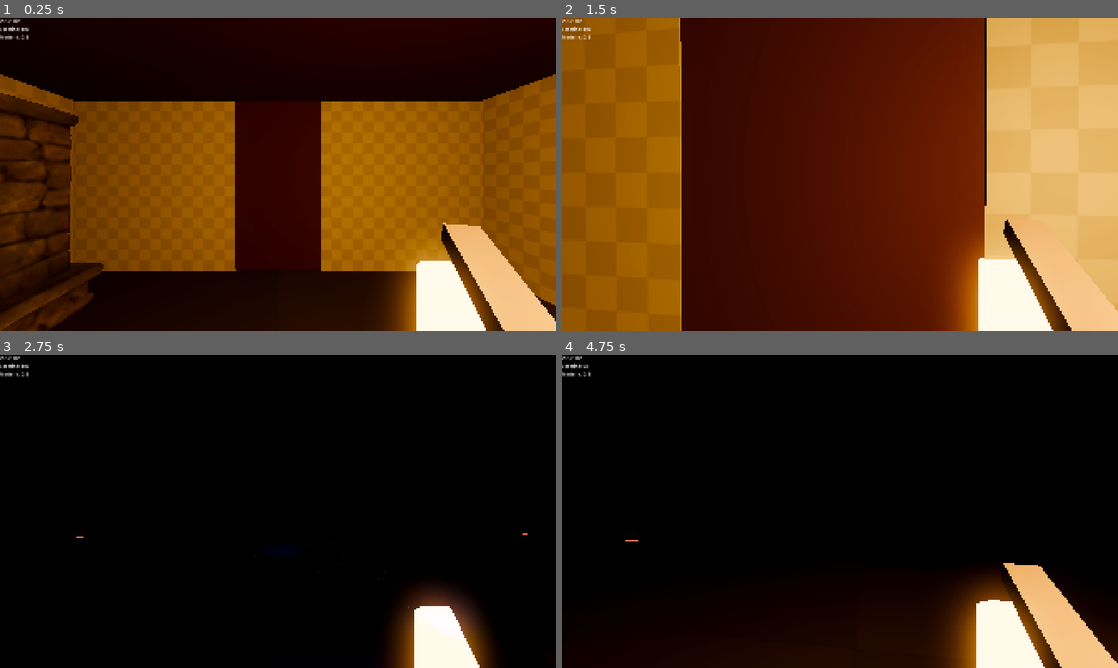
Above: before the commit, frames 1-4 (two rows, left to right).
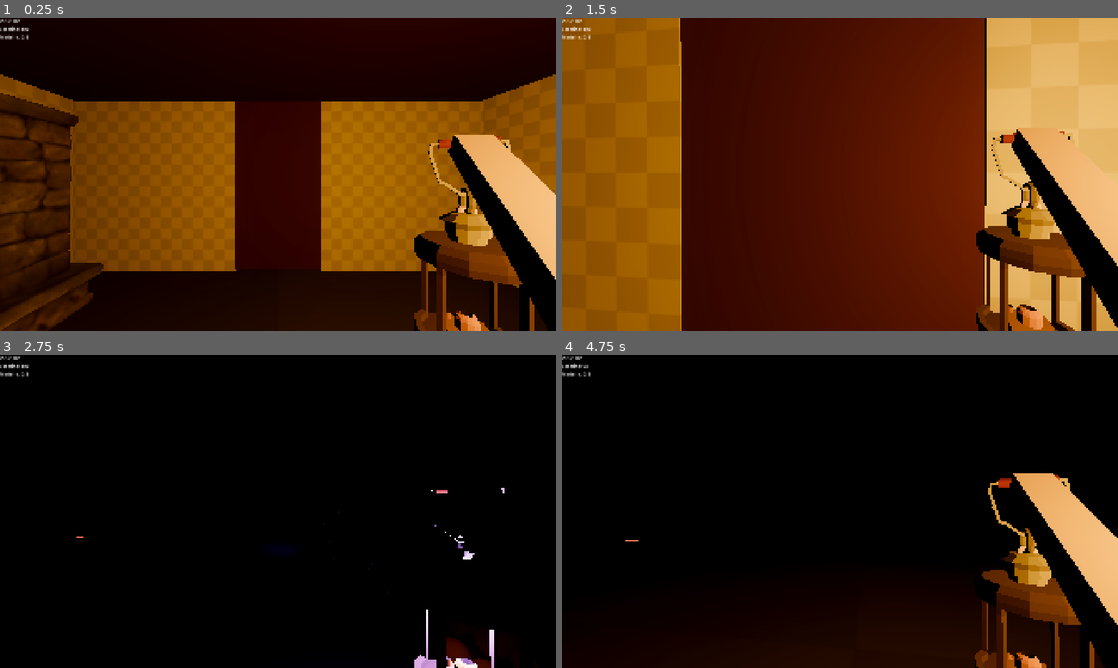
Above: after the commit, the same moments.

Repository: Kawan-vask/EmberVeil
Game: Godot game, scene res://Scenes/main.tscn
The game is run twice, just before and just after one commit, with the same random seed, the same clock (stepped at 60 frames per second) and the same inputs.
Inputs (mouse positions are in pixels of both pictures, inside the frame that each line leads up to):
- Up to frame 1 (0.25 s): no input
- Up to frame 2 (1.5 s): tap Enter at 0.5 s; move the mouse to (867, 174) at 0.52 s; press the mouse at (867, 174) at 0.53 s; hold W (move_forward) from 0.53 s (still down); tap E (interact) at 0.6 s; move the mouse to (812, 174) at 1.27 s; release the mouse at (812, 174) at 1.28 s; click (812, 174) at 1.35 s
- Up to frame 3 (2.75 s): keep holding W (move_forward); tap E (interact) at 1.55, 2.1 s; move the mouse to (289, 505) at 2.02 s; press the mouse at (289, 505) at 2.03 s
- Up to frame 4 (4.75 s): keep holding W (move_forward); move the mouse to (834, 517) at 2.77 s; release the mouse at (834, 517) at 2.78 s; click (834, 517) at 2.85 s; tap E (interact) at 3.05, 4.55 s; move the mouse to (878, 514) at 3.52 s; press the mouse at (878, 514) at 3.53 s; tap Q (lantern_ultimate) at 3.6 s; move the mouse to (795, 508) at 4.27 s; release the mouse at (795, 508) at 4.28 s; tap Shift (sprint) at 4.35 s

The runs differ from the first frame. In frame 1, 14% of the frame differs, in the area x 69-100%, y 37-100%; in frame 2, 12%; in frame 3, 4.1%; in frame 4, 12%.

Commit message:
fix: bugs críticos Fase 3 + débitos técnicos
- WoodPickup: queue_free() → visible=false + grupo resource_pickup
- InventoryComponent: max_capacity=5, can_collect_wood() por bolsa
- InventoryComponent: wood_changed emite 3 parâmetros (current, max_cap, goal)
- HUD: energy_changed duplicado removido, _on_wood_changed atualizado
- PowerUpScreen: _setup_cards_once() conecta signals uma vez
- PowerUpScreen: trigger mudado para night_transition_finished
- NightTransition: finished emitido após despausa — PowerUpScreen pausa corretamente
- process_mode = PAUSABLE no player_controller

Diff:
--- /dev/null
+++ b/Assets/Models/Lamps/Base_Lamp.tscn
@@ -0,0 +1,6 @@
+[gd_scene format=3 uid="uid://dckbunaieqqec"]
+
+[ext_resource type="PackedScene" uid="uid://d2pti4t4hvf0s" path="res://Assets/Models/Lamps/Base_Lamp.gltf" id="1_ognls"]
+
+[node name="blockbench_export" unique_id=1929152407 instance=ExtResource("1_ognls")]
+transform = Transform3D(0.5, 0, 0, 0, 0.5, 0, 0, 0, 0.5, 0, 0, 0)
--- a/Scenes/InteractiveItems/wood_pickup.tscn
+++ b/Scenes/InteractiveItems/wood_pickup.tscn
@@ -15,7 +15,7 @@
 height = 1.0
 radius = 0.2
 
-[node name="WoodPickup" type="Node3D" unique_id=1366707345 groups=["interactable"]]
+[node name="WoodPickup" type="Node3D" unique_id=1366707345 groups=["interactable", "resource_pickup"]]
 script = ExtResource("1_ffmj5")
 
 [node name="StaticBody3D" type="StaticBody3D" parent="." unique_id=1839515064]
--- a/Scenes/Player/player.tscn
+++ b/Scenes/Player/player.tscn
@@ -7,6 +7,7 @@
 [ext_resource type="Script" uid="uid://b4efv4gcpxm88" path="res://Scripts/Player/Components/stamina_component.gd" id="3_dd0ac"]
 [ext_resource type="Texture2D" uid="uid://mddhx3c1a2b6" path="res://Assets/UI/Crosshairs/crosshair123.png" id="3_mtuoh"]
 [ext_resource type="Script" uid="uid://mg8ohbpohli" path="res://Scripts/Player/Components/inventory_component.gd" id="4_0u5uq"]
+[ext_resource type="PackedScene" uid="uid://dckbunaieqqec" path="res://Assets/Models/Lamps/Base_Lamp.tscn" id="8_jlvik"]
 
 [sub_resource type="Curve" id="Curve_mtuoh"]
 _data = [Vector2(0.06074766, 1), 0.0, 0.0, 0, 0, Vector2(1, 0.20224726), 0.0, 0.0, 0, 0]
@@ -51,18 +52,6 @@
 material = SubResource("StandardMaterial3D_uvnfx")
 radius = 0.3
 
-[sub_resource type="StandardMaterial3D" id="StandardMaterial3D_xpcdj"]
-albedo_color = Color(0, 0, 0, 1)
-emission_enabled = true
-emission = Color(1, 0.60784316, 0, 1)
-emission_energy_multiplier = 3.75
-
-[sub_resource type="CylinderMesh" id="CylinderMesh_uvnfx"]
-material = SubResource("StandardMaterial3D_xpcdj")
-top_radius = 0.2
-bottom_radius = 0.2
-height = 0.5
-
 [sub_resource type="StandardMaterial3D" id="StandardMaterial3D_a3d8c"]
 albedo_color = Color(1, 0.85882354, 0.6745098, 1)
 
@@ -100,7 +89,7 @@
 transform = Transform3D(1, 0, 0, 0, 1, 0, 0, 0, 1, 1.2173998, 0, 0)
 
 [node name="SpotLight3D" type="SpotLight3D" parent="Head/Camera/LanternPivot" unique_id=1477728392]
-transform = Transform3D(0.9982728, -4.6548515e-10, 0.05874884, 0.0026639989, 0.9989714, -0.04526723, -0.05868841, 0.045345552, 0.99724597, -0.2735262, -0.65729094, -1.1437237)
+transform = Transform3D(0.99827284, -4.6548515e-10, 0.058748845, 0.002663999, 0.9989714, -0.04526723, -0.058688413, 0.045345552, 0.99724597, -0.2735262, -0.65729094, -1.4829729)
 light_color = Color(0.70401, 0.37890625, 1, 1)
 light_energy = 16.0
 light_indirect_energy = 10.0
@@ -118,7 +107,7 @@
 omni_range = 15.0
 
 [node name="BeamParticles" type="GPUParticles3D" parent="Head/Camera/LanternPivot" unique_id=489297084]
-transform = Transform3D(0.99384934, 0, 0.11074044, 0, 1, 0, -0.11074044, 0, 0.99384934, -0.082012415, -0.7136507, -1.7617629)
+transform = Transform3D(0.99384934, 0, 0.11074044, 0, 1, 0, -0.11074044, 0, 0.99384934, -0.082012415, -0.7136507, -2.0913575)
 amount = 40
 lifetime = 0.8
 local_coords = true
@@ -188,12 +177,11 @@
 transform = Transform3D(1.6, 0, 0, 0, 1, 0, 0, 0, 0.576, 0, 1, 0)
 mesh = SubResource("CapsuleMesh_a3d8c")
 
-[node name="Lamp (placeholder)" type="MeshInstance3D" parent="Visual" unique_id=203697482]
-transform = Transform3D(1, 0, 0, 0, 1, 0, 0, 0, 1, 0.9644263, 1.4796568, -1.0732619)
-mesh = SubResource("CylinderMesh_uvnfx")
+[node name="blockbench_export" parent="Visual" unique_id=1929152407 instance=ExtResource("8_jlvik")]
+transform = Transform3D(0.45115355, 0, -0.21554694, 0, 0.5, 0, 0.21554694, 0, 0.45115355, 0.9624667, 1.3725362, -1.0390528)
 
 [node name="Arm (placeholder)" type="MeshInstance3D" parent="Visual" unique_id=385533420]
-transform = Transform3D(0.92703336, -0.15243985, -0.3425947, 0, 0.9136378, -0.40652937, 0.37497875, 0.37686625, 0.8469728, 0.7883005, 1.7554803, -0.6552728)
+transform = Transform3D(0.92703336, -0.15243982, -0.3425947, -0.07913996, 0.81351966, -0.5761274, 0.3665323, 0.5612022, 0.7420959, 0.79278886, 2.1338801, -0.6552728)
 mesh = SubResource("BoxMesh_xpcdj")
 
 [node name="Debug" type="CanvasLayer" parent="." unique_id=97975937]
--- a/Scripts/Interactables/wood_pickup.gd
+++ b/Scripts/Interactables/wood_pickup.gd
@@ -1,21 +1,31 @@
+# ==============================================================================
+# WOOD PICKUP
+# ------------------------------------------------------------------------------
+# NÃO usa queue_free(). Fica invisível ao ser coletado.
+# Resetado pelo NightTransition via grupo "resource_pickup".
+# ==============================================================================
+
 extends Interactable
 
-#QUANTIDADE DE MADEIRA QUE ESTE ITEM DÁ
-@export var wood_amount := 1
+@export var wood_amount: int = 1
 
-func interact():
 
-	#PEGA REFERÊNCIA DO PLAYER
-	var player = get_tree().get_first_node_in_group("player")
+func interact() -> void:
+	var player: Node = get_tree().get_first_node_in_group("player")
+	if player == null:
+		return
 
-	#VERIFICA SE PLAYER EXISTE
-	if player:
+	if not player.can_collect_wood(wood_amount):
+		DebugManager.log("WoodPickup", "Bolsa cheia!")
+		return
 
-		#VERIFICA SE AINDA PODE COLETAR
-		if player.can_collect_wood(wood_amount):
+	player.add_wood(wood_amount)
 
-			#ADICIONA MADEIRA AO INVENTÁRIO
-			player.add_wood(wood_amount)
+	visible = false
+	var body := get_node_or_null("StaticBody3D")
+	if body:
+		body.process_mode = Node.PROCESS_MODE_DISABLED
 
-			#REMOVE OBJETO DO MUNDO
-			queue_free()
+	DebugManager.log("WoodPickup", "Coletada. Total: " +
+		str(player.inventory.get_wood_count()) + "/" +
+		str(player.inventory.max_capacity))
--- a/Scripts/Player/Components/inventory_component.gd
+++ b/Scripts/Player/Components/inventory_component.gd
@@ -1,68 +1,69 @@
 # ==============================================================================
 # INVENTORY COMPONENT
 # ------------------------------------------------------------------------------
-# Responsabilidade única: gerenciar o inventário de madeira do player.
-#
-# O PlayerController não armazena wood_count — toda verdade está aqui.
+# Gerencia o inventário de madeira do player.
+# Limite baseado em max_capacity (bolsa), não no objetivo da noite.
 # ==============================================================================
 
 class_name InventoryComponent
 extends Node
 
 
-# ==============================================================================
 #region SIGNALS
-# ==============================================================================
-
-## Emitido sempre que a quantidade de madeira muda.
+## Emitido sempre que madeira ou capacidade mudam.
 ## Ouvido por: HUD
-signal wood_changed(current: int, goal: int)
-
+signal wood_changed(current: int, max_cap: int, goal: int)
 #endregion
 
 
-# ==============================================================================
-#region ESTADO INTERNO
-# ==============================================================================
-
-var _wood_count: int = 0
-
+#region CONFIGURAÇÃO
+## Capacidade base da bolsa — 5 slots
+@export var max_capacity: int = 5
 #endregion
 
 
-# ==============================================================================
-#region API PÚBLICA
-# ==============================================================================
-
-## Adiciona madeira ao inventário.
-func add_wood(amount: int) -> void:
-	_wood_count += amount
-	wood_changed.emit(_wood_count, GameManager.wood_goal)
-	DebugManager.log("InventoryComponent", "Madeira: " + str(_wood_count))
+#region ESTADO INTERNO
+var _wood_count: int = 0
+#endregion
 
 
-## Remove madeira do inventário.
-func remove_wood(amount: int) -> void:
-	_wood_count -= amount
-	_wood_count = maxi(_wood_count, 0)
-	wood_changed.emit(_wood_count, GameManager.wood_goal)
+#region API PÚBLICA
+
+func add_wood(amount: int) -> void:
+	_wood_count = mini(_wood_count + amount, max_capacity)
+	_emit()
+	DebugManager.log("InventoryComponent",
+		"Madeira: " + str(_wood_count) + "/" + str(max_capacity))
 
 
-## Retorna true se ainda é possível coletar mais madeira.
-func can_collect_wood(amount: int) -> bool:
-	var total: int = _wood_count + GameManager.delivered_wood
-	return total + amount <= GameManager.wood_goal
+func remove_wood(amount: int) -> void:
+	_wood_count = maxi(_wood_count - amount, 0)
+	_emit()
 
 
-## Retorna a quantidade atual de madeira.
+func can_collect_wood(amount: int) -> bool:
+	return _wood_count + amount <= max_capacity
+
+
 func get_wood_count() -> int:
 	return _wood_count
 
 
-## Reseta o inventário — chamado pelo GameManager ao avançar de noite.
 func reset() -> void:
 	_wood_count = 0
-	wood_changed.emit(_wood_count, GameManager.wood_goal)
+	_emit()
 	DebugManager.log("InventoryComponent", "Inventário resetado.")
 
+
+## Aumenta capacidade máxima da bolsa — chamado por upgrades
+func increase_capacity(amount: int) -> void:
+	max_capacity += amount
+	_emit()
+	DebugManager.log("InventoryComponent",
+		"Capacidade: " + str(max_capacity))
+
+
+func _emit() -> void:
+	wood_changed.emit(_wood_count, max_capacity, GameManager.wood_goal)
+
 #endregion
--- a/Scripts/Player/player_controller.gd
+++ b/Scripts/Player/player_controller.gd
@@ -117,7 +117,8 @@
 func _ready() -> void:
 	Input.mouse_mode = Input.MOUSE_MODE_CAPTURED
 	interaction_ray.add_exception(self)
-	_camera_base_y = camera.position.y  # ← guarda a altura original da cabeça
+	_camera_base_y = camera.position.y
+	process_mode = Node.PROCESS_MODE_PAUSABLE
 
 #endregion
 
--- a/Scripts/UI/dev_console.gd
+++ b/Scripts/UI/dev_console.gd
@@ -697,7 +697,7 @@
 	var screen: Node = get_tree().get_first_node_in_group("powerup_screen")
 	if screen == null:
 		_print_output("[color=red]PowerUpScreen não encontrada.[/color]"); return
-	screen._on_objective_reached()
+	screen._on_transition_finished()
 	_print_output("[color=green]PowerUpScreen aberta.[/color]")
 
 
--- a/Scripts/UI/hud.gd
+++ b/Scripts/UI/hud.gd
@@ -62,12 +62,9 @@
 
 	if _lantern != null:
 		_lantern.energy_changed.connect(_on_energy_changed)
+		_lantern.ultimate_used.connect(_on_ultimate_used)
 	else:
 		DebugManager.log("HUD", "Lanterna não encontrada! Adicione ao grupo 'lantern'.")
-
-	if _lantern != null:
-		_lantern.energy_changed.connect(_on_energy_changed)
-		_lantern.ultimate_used.connect(_on_ultimate_used)  # ← adiciona
 
 	DebugManager.log("HUD", "Signals conectados.")
 
@@ -129,9 +126,13 @@
 # Informação contextualizada apenas na lareira.
 # ==============================================================================
 
-func _on_wood_changed(current: int, goal: int) -> void:
-	DebugManager.log("HUD", "Madeira: " + str(current) + "/" + str(goal))
-	# Sem elemento visual permanente — lareira comunica o progresso
+func _on_wood_changed(current: int, max_cap: int, goal: int) -> void:
+	DebugManager.log("HUD",
+		"Bolsa: " + str(current) + "/" + str(max_cap) +
+		"  |  Entregue: " + str(GameManager.delivered_wood) + "/" + str(goal))
+	# TODO: dois elementos diegéticos:
+	# 1. Bolsa do player: current/max_cap
+	# 2. Lareira: GameManager.delivered_wood/goal
 
 func _on_coins_changed(amount: int) -> void:
 	DebugManager.log("HUD", "Moedas: " + str(amount))
--- a/Scripts/UI/night_transition.gd
+++ b/Scripts/UI/night_transition.gd
@@ -41,17 +41,21 @@
 
 	_reset_player()
 
+	# EXCEÇÃO DE TIMING DOCUMENTADA — não refatorar antes da Fase 5.
 	GameManager.night_changed.emit(GameManager.current_night)
-	SignalBus.night_transition_finished.emit()
 
 	night_label.visible = false
 
 	await _fade(1.0, 0.0)
 
+	# Despausa e reseta ANTES de emitir finished
+	# Assim a PowerUpScreen recebe o jogo já despausado e pausa por conta própria
 	get_tree().paused = false
-	visible           = false
+	visible = false
+	_reset_resources()
 
-	_reset_resources()
+	# Emite por último — PowerUpScreen abre com estado limpo
+	SignalBus.night_transition_finished.emit()
 
 
 func _fade(_from: float, to: float) -> void:
--- a/Scripts/UI/powerup_screen.gd
+++ b/Scripts/UI/powerup_screen.gd
@@ -42,7 +42,8 @@
 	process_mode = Node.PROCESS_MODE_ALWAYS
 	visible      = false
 	_setup_layout()
-	GameManager.night_changed.connect(_on_night_changed)
+	_setup_cards_once()
+	SignalBus.night_transition_finished.connect(_on_transition_finished)
 
 #endregion
 
@@ -120,7 +121,12 @@
 #region ABRIR TELA
 # ==============================================================================
 
-func _on_night_changed(_night: int) -> void:
+func _setup_cards_once() -> void:
+	for i in cards.size():
+		cards[i].pressed.connect(_on_card_selected.bind(i))
+
+
+func _on_transition_finished() -> void:
 	_powerup_manager = get_tree().get_first_node_in_group("powerup_manager")
 	if _powerup_manager == null:
 		DebugManager.log("PowerUpScreen", "PowerUpManager não encontrado!"); return
@@ -130,19 +136,12 @@
 		DebugManager.log("PowerUpScreen", "Nenhum power-up disponível!"); return
 
 	for i in _choices.size():
-		var card: Button = cards[i]
-		card.get_node("VBoxContainer/Name").text        = _choices[i].display_name
-		card.get_node("VBoxContainer/Description").text = _choices[i].description
+		cards[i].get_node("VBoxContainer/Name").text        = _choices[i].display_name
+		cards[i].get_node("VBoxContainer/Description").text = _choices[i].description
+		var vbox: VBoxContainer = cards[i].get_node("VBoxContainer")
+		vbox.add_theme_constant_override("separation", 16)
+		vbox.alignment = BoxContainer.ALIGNMENT_CENTER
 
-		var vbox_container: VBoxContainer = card.get_node("VBoxContainer")
-		vbox_container.add_theme_constant_override("separation", 16)
-		vbox_container.alignment = BoxContainer.ALIGNMENT_CENTER
-
-		if card.pressed.is_connected(_on_card_selected.bind(i)):
-			card.pressed.disconnect(_on_card_selected.bind(i))
-		card.pressed.connect(_on_card_selected.bind(i))
-
-	# FORA do loop — executa só uma vez
 	visible           = true
 	get_tree().paused = true
 	Input.mouse_mode  = Input.MOUSE_MODE_VISIBLE
Not shown, added: Assets/Models/Lamps/Base_Lamp.gltf
Not shown, added: Assets/Models/Lamps/Base_Lamp.gltf.import
Binary file added: Assets/Models/Lamps/Base_Lamp_0.png
Not shown, added: Assets/Models/Lamps/Base_Lamp_0.png.import
Not shown, changed: emberveil_export.txt
